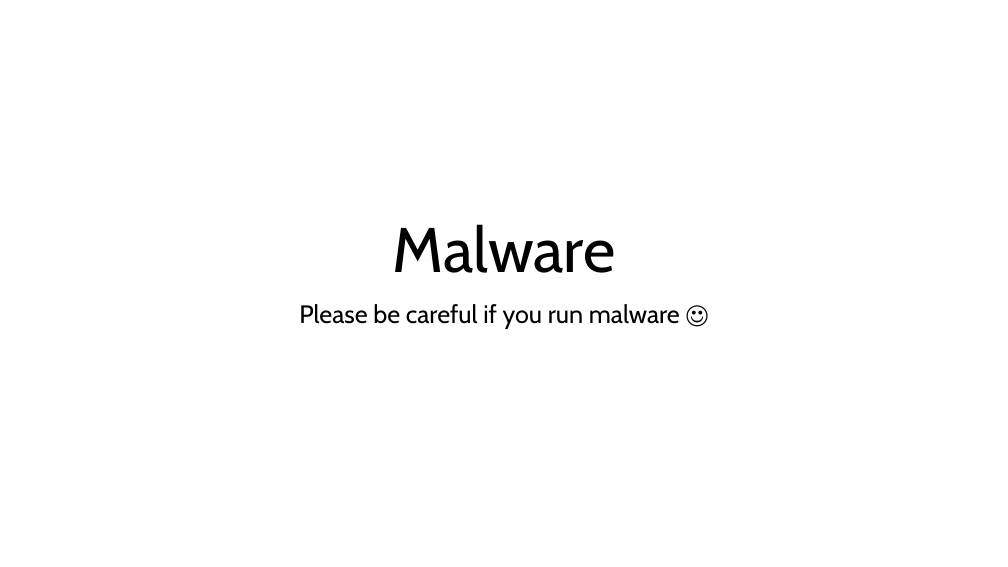
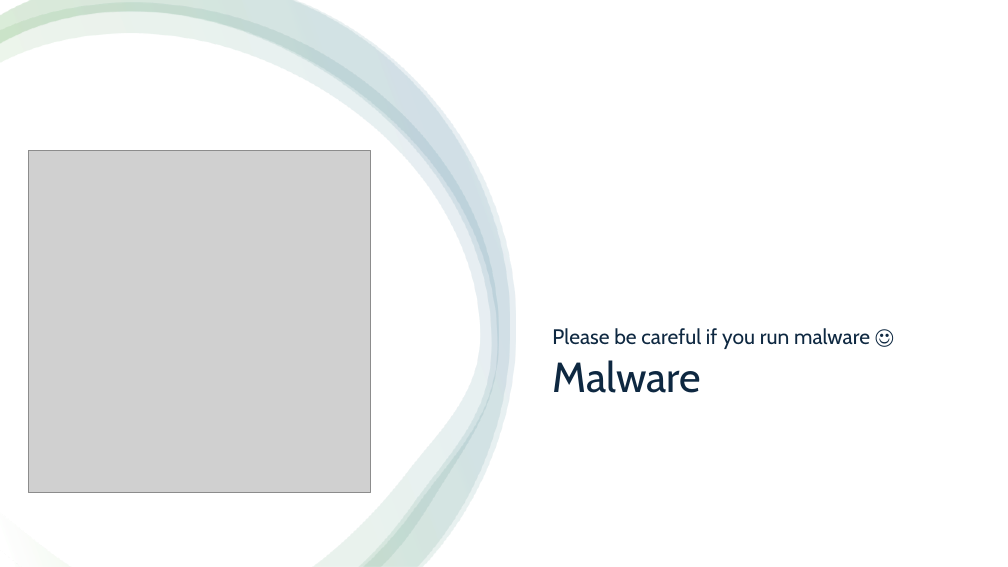
Before and after one commit to jacobchlebowski/cyber-outreach, a slide deck: slide 1 of Malware Presentation and Demonstration.pptx. Drawn at 1008x567 pixels with LibreOffice and Linux fonts; fonts in the diff are those of the drawing; grey boxes stand for pictures. Boxes give left, top, right and bottom in pixels: in the first picture for what was removed or moved away, otherwise in the second. Text is boxed around its words. In the diff, an @@ line names an element or a change of style, - is before the commit and + after.

Commit message:
malware presentation

```diff
--- a/Malware Presentation and Demonstration.pptx
+++ b/Malware Presentation and Demonstration.pptx
@@ rectangle added at [0, 0, 1008, 567], fill #FFFFFF @@
@@ freeform shape added at [0, 3, 498, 567], fill gradient #FFFFFF to #4EA72E to #156082 @@
@@ freeform shape added at [0, 0, 510, 567], fill gradient #FFFFFF to #4EA72E to #156082 @@
@@ freeform shape added at [0, 0, 516, 566], fill gradient #FFFFFF to #4EA72E to #156082 @@
@@ picture added at [28, 150, 371, 493] @@
@@ subtitle "Please be careful if you ...": place and size @@
-subtitle "Please be careful if you ..." at [299, 304, 680, 329]
+subtitle "Please be careful if you ..." at [552, 328, 870, 349]
@@ subtitle "Please be careful if you ..." at [552, 328, 870, 349]: size 24 to 20 pt, text colour #000000 to #0E2841; alignment centre to left; vertical alignment top to bottom @@
@@ title "Malware": place and size @@
-title "Malware" at [393, 224, 616, 273]
+title "Malware" at [552, 360, 700, 393]
@@ title "Malware" at [552, 360, 700, 393]: size 60 to 40 pt, text colour #000000 to #0E2841; alignment centre to left; vertical alignment bottom to top @@
```
Also in this commit, not shown: 2 other slides changed, 5 slides added, 1 slide removed.
